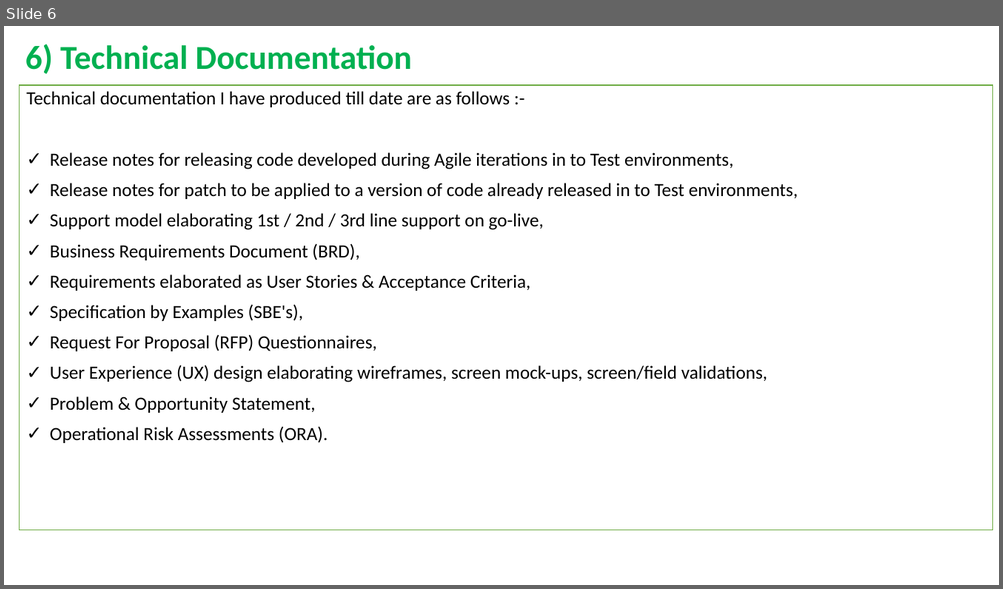
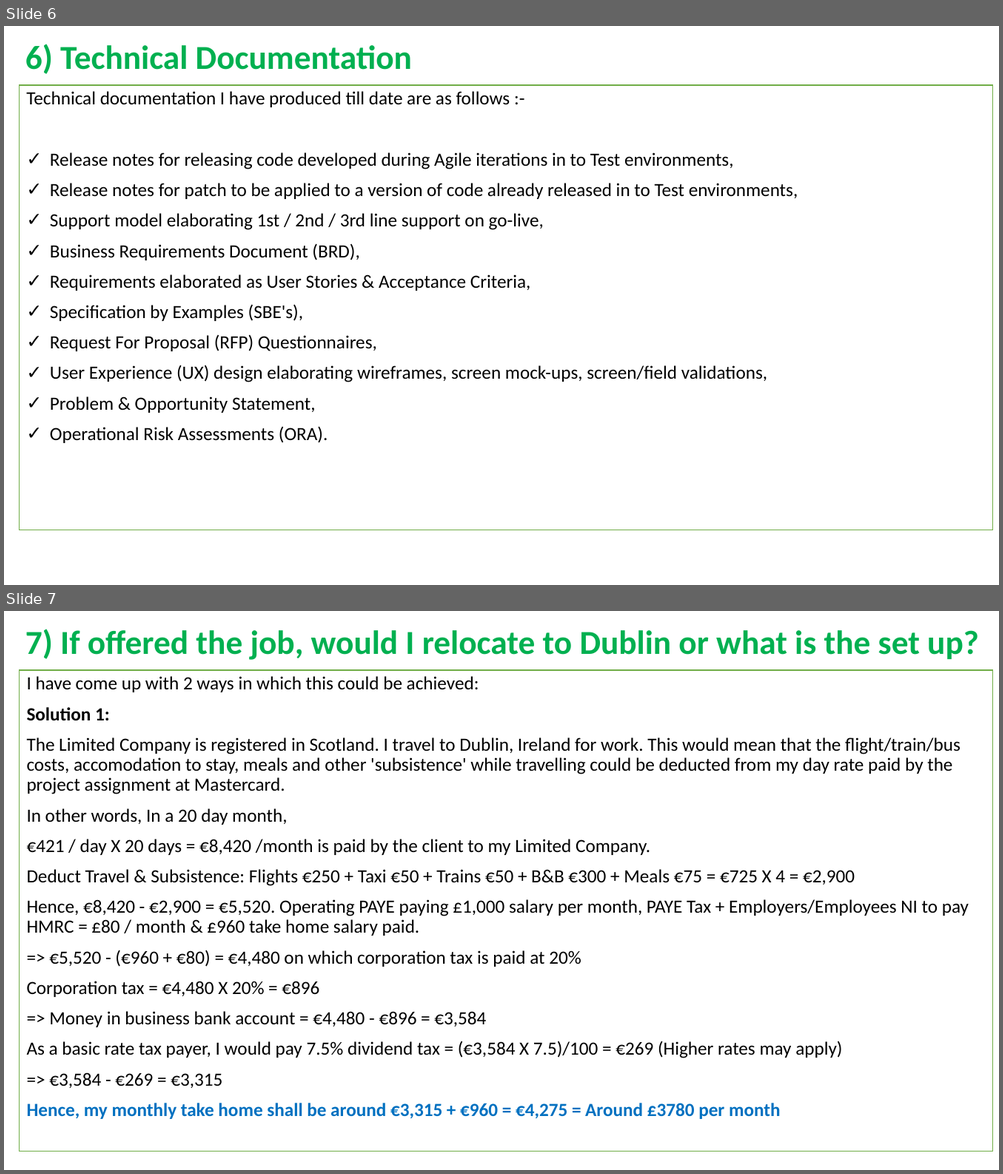
Before and after one commit to RaghavanKasthuri/Business-Analysis, a slide deck: Interview Prep-Work/17.07.2018 Mastercard 1st Telephonic Interview.pptx. Shown one above the other, each under a label of ours: slide 6 before the commit, slides 6 and 7 after it. The pictures are 1003x589 and 1003x1174 pixels, drawn with LibreOffice and Linux fonts; fonts in the diff are those of the drawing. Boxes give left, top, right and bottom in pixels: in the first picture for what was removed or moved away, otherwise in the second. Text is boxed around its words. In the diff, an @@ line names an element or a change of style, - is before the commit and + after.

```diff
--- a/Interview Prep-Work/17.07.2018 Mastercard 1st Telephonic Interview.pptx
+++ b/Interview Prep-Work/17.07.2018 Mastercard 1st Telephonic Interview.pptx
@@ slide 7 added at (4, 611, 999, 1170), background #FFFFFF @@
@@ title added at (25, 629, 979, 660), 32.4 pt, text #00B050, bold @@
+7) If offered the job, would I relocate to Dublin or what is the set up?
@@ text added at (19, 670, 993, 1151), fill #FFFFFF, outline #70AD47 1 pt, 18 pt, text #000000 @@
+I have come up with 2 ways in which this could be achieved:
+Solution 1:
+The Limited Company is registered in Scotland. I travel to Dublin, Ireland for work. This would mean that the flight/train/bus costs, accomodation to stay, meals and other 'subsistence' while travelling could be deducted from my day rate paid by the project assignment at Mastercard.
+In other words, In a 20 day month,
+€421 / day X 20 days = €8,420 /month is paid by the client to my Limited Company.
+Deduct Travel & Subsistence: Flights €250 + Taxi €50 + Trains €50 + B&B €300 + Meals €75 = €725 X 4 = €2,900
+Hence, €8,420 - €2,900 = €5,520. Operating PAYE paying £1,000 salary per month, PAYE Tax + Employers/Employees NI to pay HMRC = £80 / month & £960 take home salary paid.
+=> €5,520 - (€960 + €80) = €4,480 on which corporation tax is paid at 20%
+Corporation tax = €4,480 X 20% = €896
+=> Money in business bank account = €4,480 - €896 = €3,584
+As a basic rate tax payer, I would pay 7.5% dividend tax = (€3,584 X 7.5)/100 = €269 (Higher rates may apply)
+=> €3,584 - €269 = €3,315
+Hence, my monthly take home shall be around €3,315 + €960 = €4,275 = Around £3780 per month
```
Also in this commit, not shown: 1 other slide added, 6 other files.
